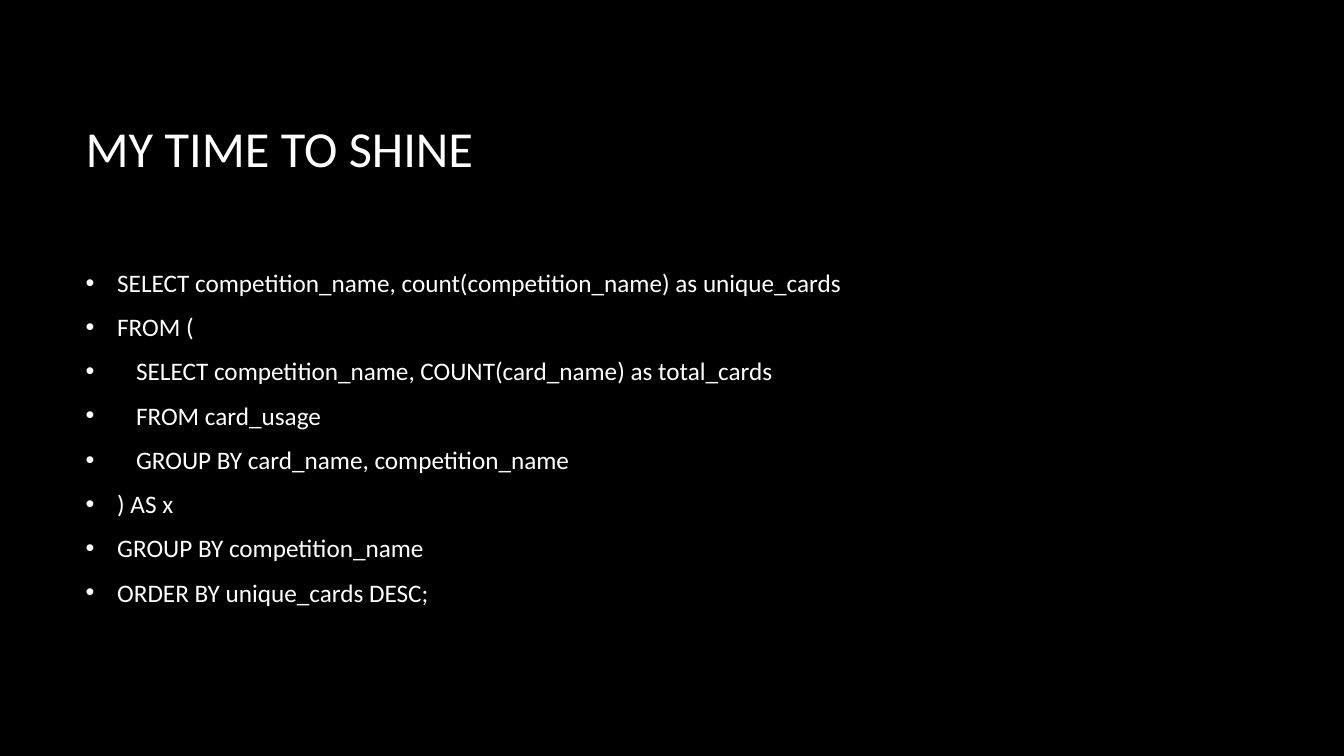
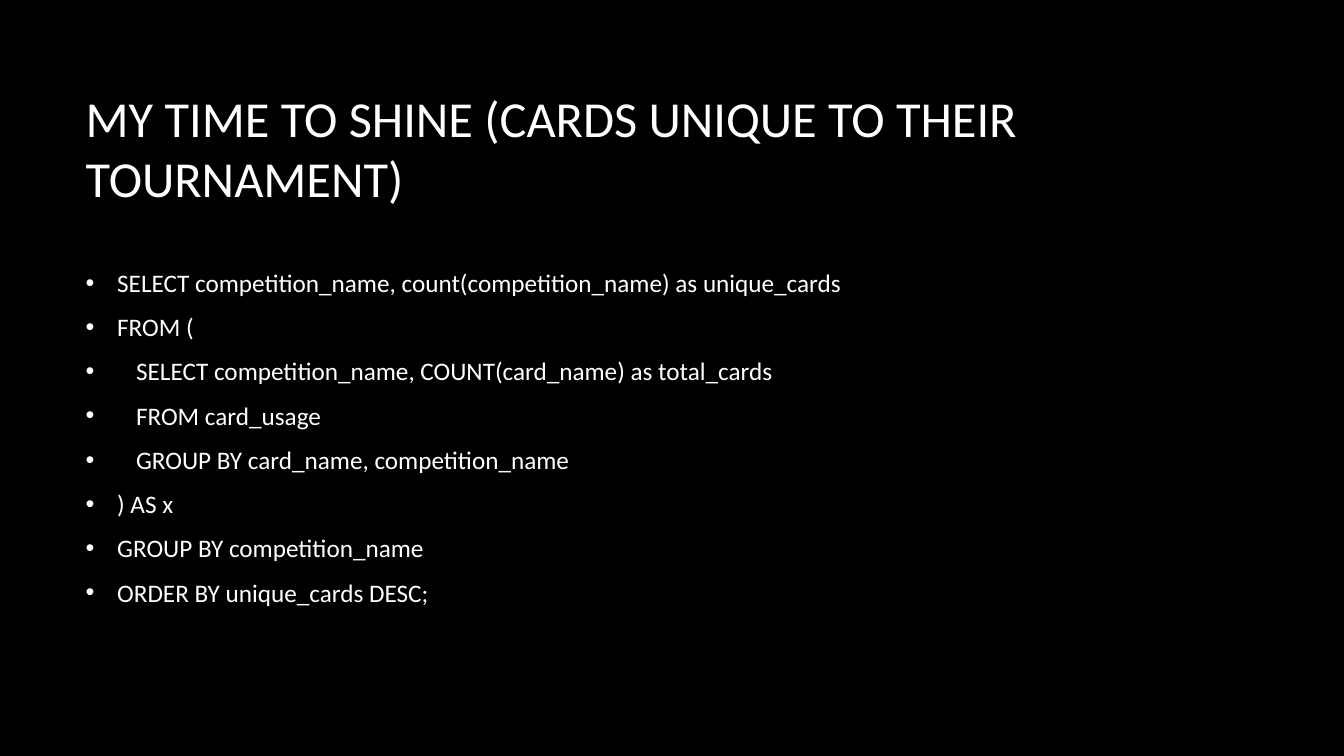
Before and after one commit to jedibob5/CSC4402DBProject, a slide deck: slide 25 of project/presentation/Databases project.pptx (slide 24 before the commit). Drawn at 1344x756 pixels with LibreOffice and Linux fonts; fonts in the diff are those of the drawing; background and template pictures are left out. Boxes give left, top, right and bottom in pixels: in the first picture for what was removed or moved away, otherwise in the second. Text is boxed around its words. In the diff, an @@ line names an element or a change of style, - is before the commit and + after.

```diff
--- a/project/presentation/Databases project.pptx
+++ b/project/presentation/Databases project.pptx
@@ title at (86, 100, 1017, 204): text changed @@
-MY TIME TO SHINE
+MY TIME TO SHINE (CARDS UNIQUE TO THEIR TOURNAMENT)
```
Also in this commit, not shown: 2 other slides changed, 1 slide added, 2 other files.
